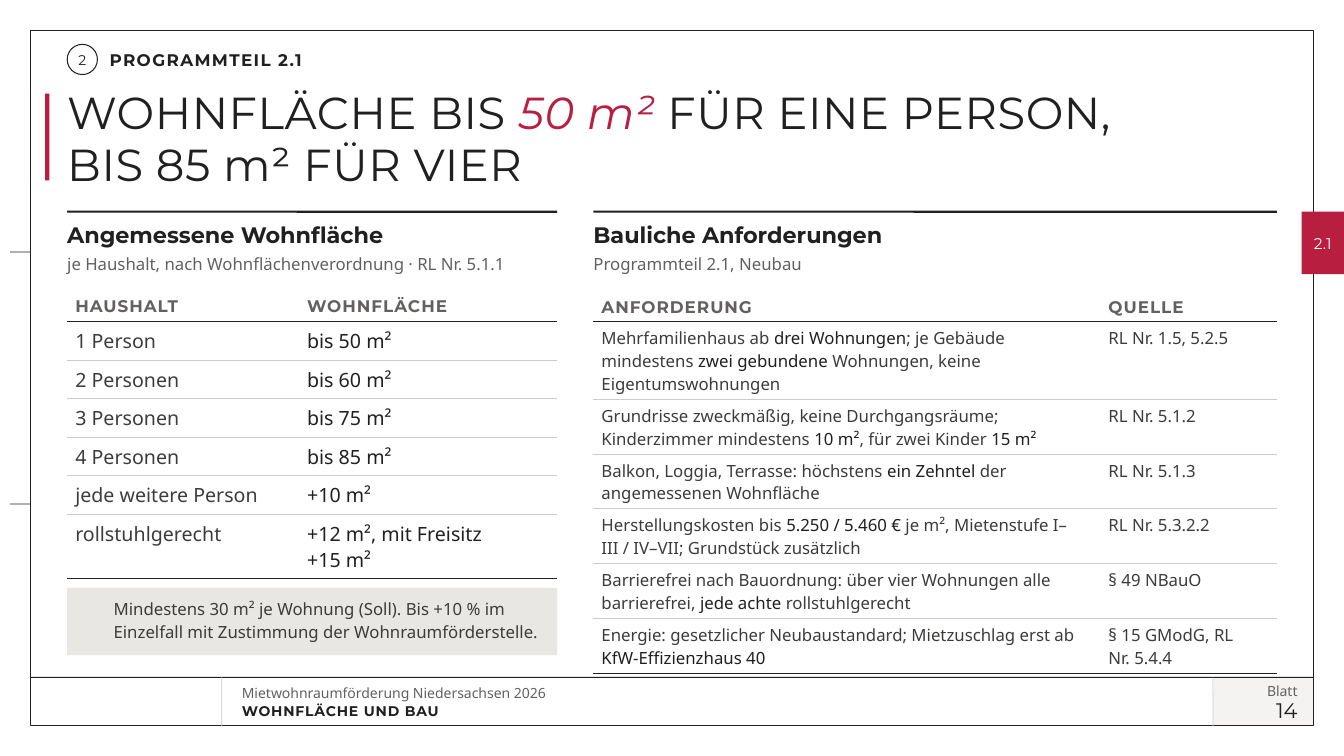
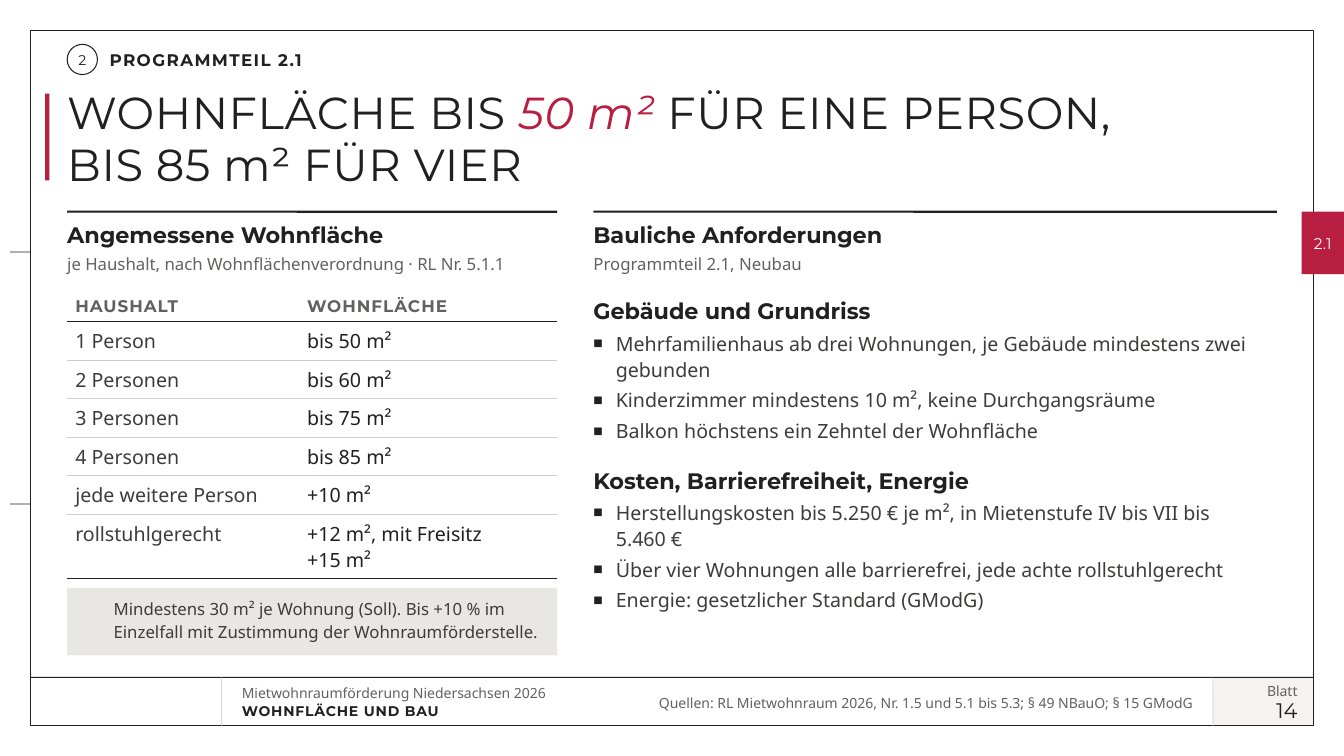
Before and after one commit to vgedaschko/NBank, a slide deck: slide 14 of praesentation/dist/PGN-Mietwohnraumfoerderung-Niedersachsen-2026-Vortrag.pptx. Drawn at 1344x756 pixels with LibreOffice and Linux fonts; fonts in the diff are those of the drawing; background and template pictures are left out. Boxes give left, top, right and bottom in pixels: in the first picture for what was removed or moved away, otherwise in the second. Text is boxed around its words. In the diff, an @@ line names an element or a change of style, - is before the commit and + after.

```diff
--- a/praesentation/dist/PGN-Mietwohnraumfoerderung-Niedersachsen-2026-Vortrag.pptx
+++ b/praesentation/dist/PGN-Mietwohnraumfoerderung-Niedersachsen-2026-Vortrag.pptx
@@ table removed at (594,288,1277,668), 7 rows, 2 columns @@
-ANFORDERUNG | QUELLE
-Mehrfamilienhaus ab drei Wohnungen; je Gebäude mindestens zwei gebundene Wohnungen, keine Eigentumswohnungen | RL Nr. 1.5, 5.2.5
-Grundrisse zweckmäßig, keine Durchgangsräume; Kinderzimmer mindestens 10 m², für zwei Kinder 15 m² | RL Nr. 5.1.2
-Balkon, Loggia, Terrasse: höchstens ein Zehntel der angemessenen Wohnfläche | RL Nr. 5.1.3
-Herstellungskosten bis 5.250 / 5.460 € je m², Mietenstufe I–III / IV–VII; Grundstück zusätzlich | RL Nr. 5.3.2.2
-Barrierefrei nach Bauordnung: über vier Wohnungen alle barrierefrei, jede achte rollstuhlgerecht | § 49 NBauO
-Energie: gesetzlicher Neubaustandard; Mietzuschlag erst ab KfW-Effizienzhaus 40 | § 15 GModG, RL Nr. 5.4.4
@@ text added at (593,301,1246,612), 14 pt, text #3C3C3B @@
+Gebäude und Grundriss
+■ Mehrfamilienhaus ab drei Wohnungen, je Gebäude mindestens zwei gebunden
+■ Kinderzimmer mindestens 10 m², keine Durchgangsräume
+■ Balkon höchstens ein Zehntel der Wohnfläche
+Kosten, Barrierefreiheit, Energie
+■ Herstellungskosten bis 5.250 € je m², in Mietenstufe IV bis VII bis 5.460 €
+■ Über vier Wohnungen alle barrierefrei, jede achte rollstuhlgerecht
+■ Energie: gesetzlicher Standard (GModG)
@@ text added at (659,697,1193,711), 10 pt, text #626160 @@
+Quellen: RL Mietwohnraum 2026, Nr. 1.5 und 5.1 bis 5.3; § 49 NBauO; § 15 GModG
```
Also in this commit, not shown: 18 other slides changed, 1 slide added, 26 other files.
